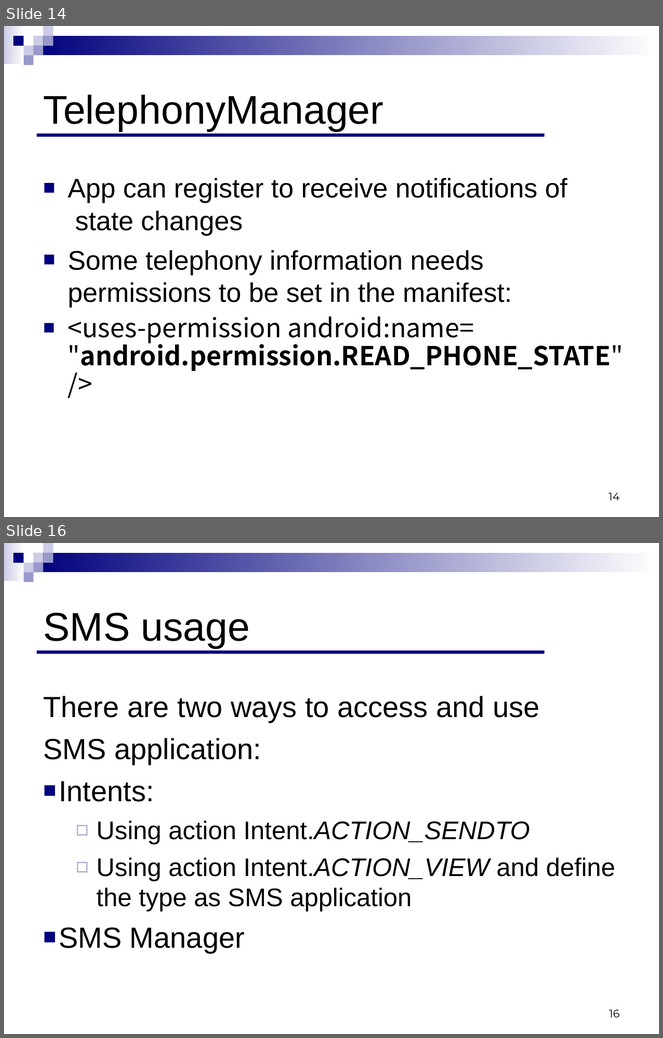
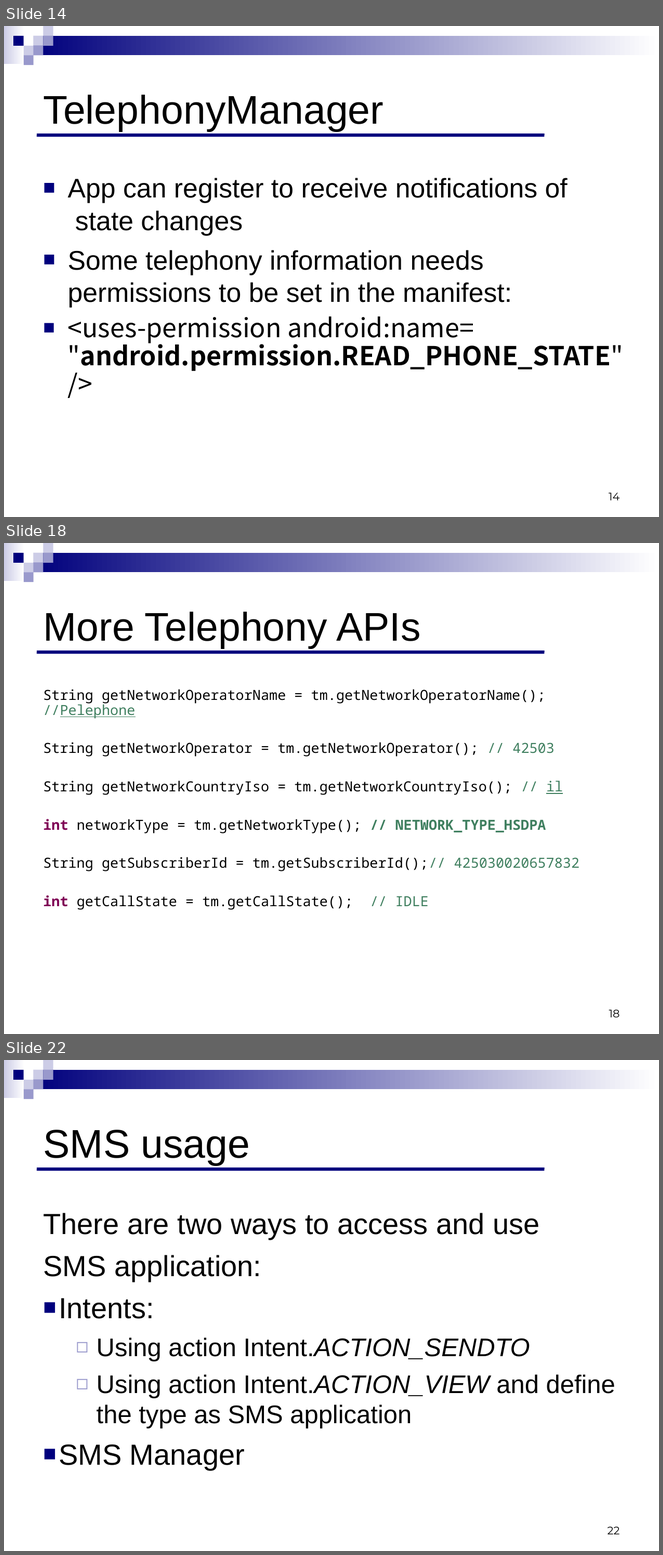
Before and after one commit to ndavidor/SmsTelephony, a slide deck: Telephony&SMS.ppt. Shown one above the other, each under a label of ours: slides 14 and 16 before the commit, slides 14, 18 and 22 after it; the slides between them are not shown. The pictures are 663x1038 and 663x1555 pixels, drawn with LibreOffice and Linux fonts; fonts in the diff are those of the drawing. Boxes give left, top, right and bottom in pixels: in the first picture for what was removed or moved away, otherwise in the second. Text is boxed around its words. In the diff, an @@ line names an element or a change of style, - is before the commit and + after.

```diff
--- a/Telephony&SMS.ppt
+++ b/Telephony&SMS.ppt
@@ slide 18 added at [4, 543, 659, 1034], background #FFFFFF; not listed: 9 template elements that a slide beside it also shows @@
@@ title added at [44, 612, 421, 649], 44 pt, text #000000 @@
+More Telephony APIs
@@ line added from (37, 652) to (545, 652), #00007D 3.49 pt @@
@@ text added at [43, 689, 580, 910], 15.3 pt, text #000000 @@
+String getNetworkOperatorName = tm.getNetworkOperatorName(); //Pelephone
+String getNetworkOperator = tm.getNetworkOperator(); // 42503
+String getNetworkCountryIso = tm.getNetworkCountryIso(); // il
+int networkType = tm.getNetworkType(); // NETWORK_TYPE_HSDPA
+String getSubscriberId = tm.getSubscriberId();// 425030020657832
+int getCallState = tm.getCallState(); // IDLE
@@ page number added at [609, 1010, 620, 1018], 12 pt, text #000000 @@
+18
@@ what was slide 16 is now slide 22 @@
@@ page number at [608, 1527, 620, 1535]: text changed @@
-16
+22
```
Also in this commit, not shown: 6 other slides added, 1 slide removed.
